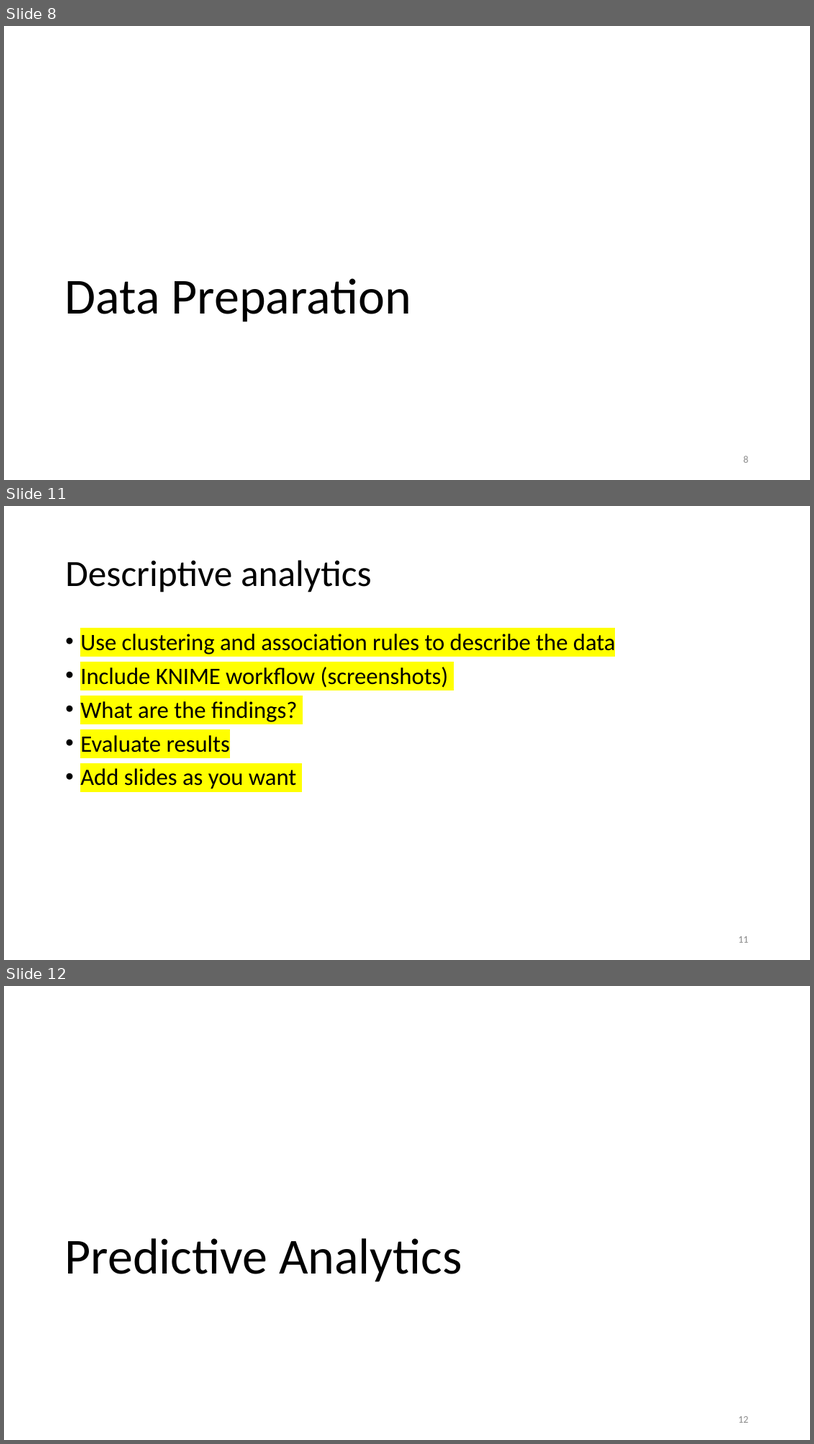
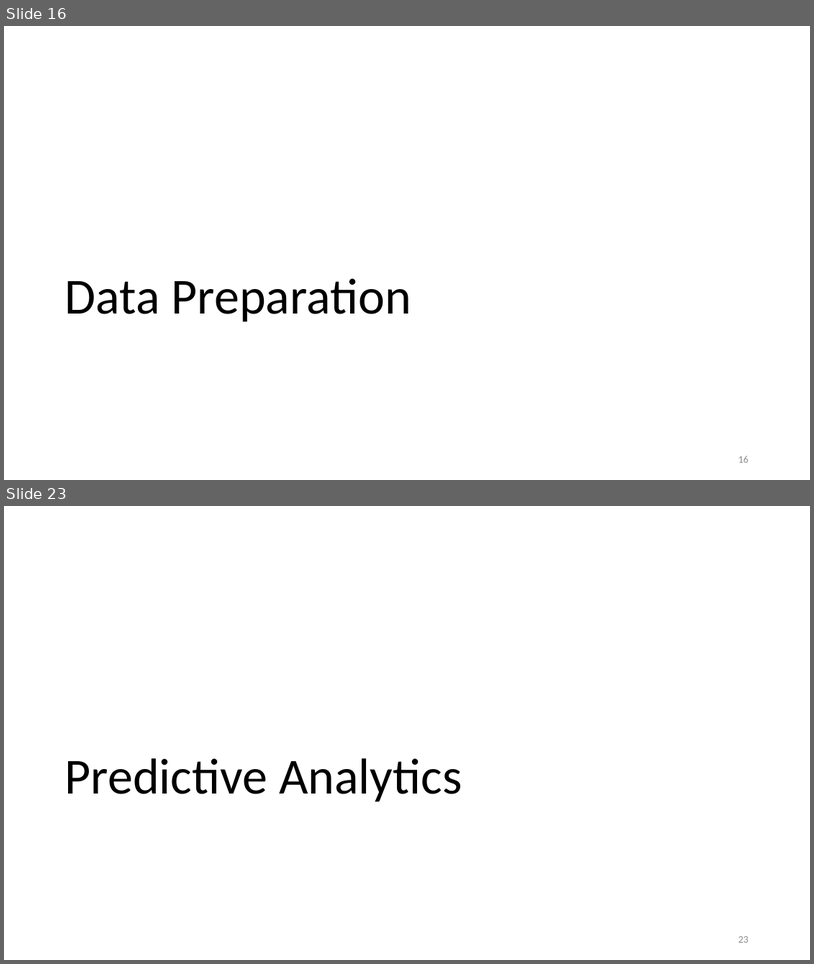
Before and after one commit to MotasemZiad/Oil-Spill-Classification, a slide deck: Presentation/Project Presentation.pptx. Shown one above the other, each under a label of ours: slides 8, 11 and 12 before the commit, slides 16 and 23 after it; the slides between them are not shown. The pictures are 814x1444 and 814x964 pixels, drawn with LibreOffice and Linux fonts; fonts in the diff are those of the drawing. Boxes give left, top, right and bottom in pixels: in the first picture for what was removed or moved away, otherwise in the second. Text is boxed around its words. In the diff, an @@ line names an element or a change of style, - is before the commit and + after.

```diff
--- a/Presentation/Project Presentation.pptx
+++ b/Presentation/Project Presentation.pptx
@@ slide 11 removed at [4,506,810,960], background #FFFFFF @@
@@ title removed at [65,560,372,592] @@
-Descriptive analytics
@@ text removed at [80,631,616,789] @@
-• Use clustering and association rules to describe the data
-• Include KNIME workflow (screenshots)
-• What are the findings?
-• Evaluate results
-• Add slides as you want
@@ page number removed at [738,936,748,942] @@
-11
@@ what was slide 8 is now slide 16 @@
@@ page number at [738,456,748,462]: text changed @@
-8
+16
@@ what was slide 12 is now slide 23 @@
@@ page number at [738,936,748,942]: text changed @@
-12
+23
```
Also in this commit, not shown: 2 slides changed, 21 slides added, 5 other slides removed, 7 other files.
